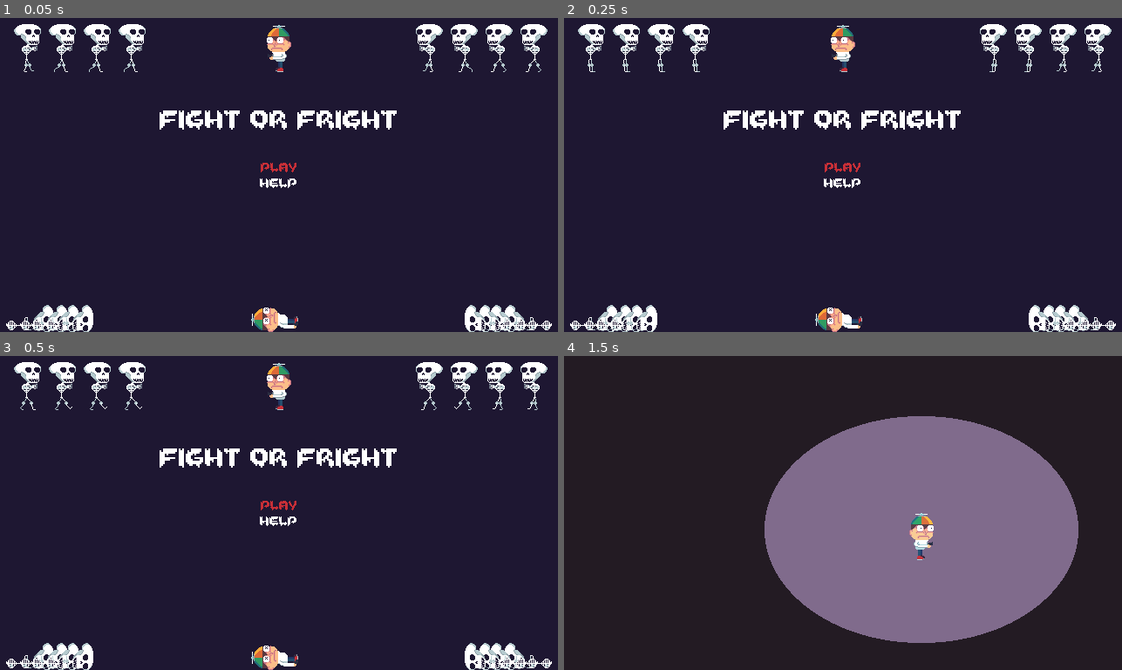
Above: before the commit, frames 1-4 (two rows, left to right).
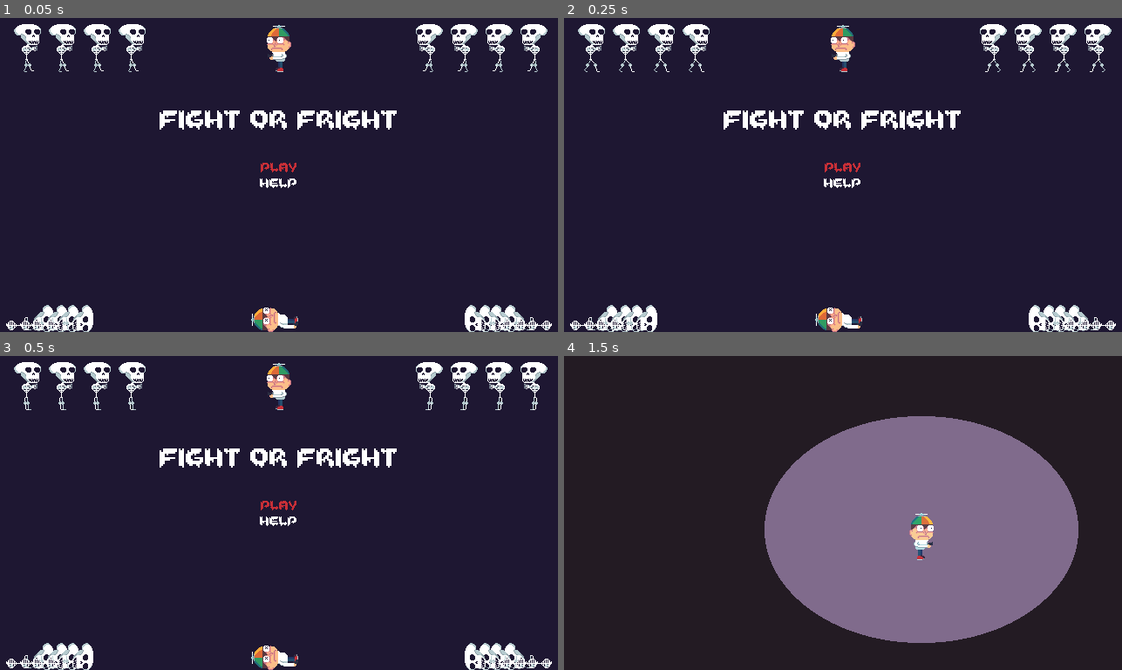
Above: after the commit, the same moments.

Repository: RustyMonky/fightOrFright
Game: Godot game, scene res://levels/title.tscn
Same seed, same stepped clock (60 frames per second), same inputs: the game is played once before the commit and once after it.
Inputs:
- Up to frame 1 (0.05 s): no input
- Up to frame 2 (0.25 s): no input
- Up to frame 3 (0.5 s): no input
- Up to frame 4 (1.5 s): tap Enter (ui_accept) at 0.5, 1.35 s; hold Right (ui_right) 0.53-1.28 s; hold Enter (ui_accept) 0.53-1.28 s; hold Down (ui_down) from 1.28 s (still down)

The runs differ from the first frame. In frame 1, 0.2% of the frame differs, in the area x 4-98%, y 13-18%; in frame 2, 0.3%, in the area x 3-98%, y 13-18%; in frame 3, 0.3%; in frame 4, nothing differs.

Commit message:
Adds title and main background music, programatically plas skeleton animations in title

Diff:
--- a/levels/main.tscn
+++ b/levels/main.tscn
@@ -1,9 +1,10 @@
-[gd_scene load_steps=6 format=2]
+[gd_scene load_steps=7 format=2]
 
 [ext_resource path="res://levels/main.gd" type="Script" id=1]
 [ext_resource path="res://actors/timmy/timmy.tscn" type="PackedScene" id=2]
 [ext_resource path="res://actors/enemies/spawner.tscn" type="PackedScene" id=3]
 [ext_resource path="res://assets/sprites/level/background.png" type="Texture" id=4]
+[ext_resource path="res://assets/sounds/music/Iwan Gabovitch - Dark Ambience Loop.wav" type="AudioStream" id=5]
 
 [sub_resource type="RectangleShape2D" id=1]
 
@@ -103,6 +104,15 @@
 one_shot = false
 autostart = true
 
+[node name="backgroundMusic" type="AudioStreamPlayer" parent="." index="8"]
+
+stream = ExtResource( 5 )
+volume_db = 0.0
+pitch_scale = 1.0
+autoplay = true
+mix_target = 0
+bus = "Master"
+
 [connection signal="body_entered" from="triggerZoneLeft" to="." method="_on_triggerZone_body_entered"]
 
 [connection signal="body_entered" from="triggerZoneRight" to="." method="_on_triggerZone_body_entered"]
--- a/levels/title.gd
+++ b/levels/title.gd
@@ -3,10 +3,13 @@
 enum OPTIONS {PLAY, HELP}
 
 onready var optionLabels = $optionsVBox.get_children()
+onready var skeletons = $background.get_children()
 
 var currentOption
 
 func _ready():
+	for mob in skeletons:
+		mob.play()
 	currentOption = OPTIONS.PLAY
 	updateHoveredOption()
 
--- a/levels/title.tscn
+++ b/levels/title.tscn
@@ -1,12 +1,13 @@
-[gd_scene load_steps=6 format=2]
+[gd_scene load_steps=7 format=2]
 
 [ext_resource path="res://levels/title.gd" type="Script" id=1]
 [ext_resource path="res://assets/fonts/dynamicFonts/bloodshedHeader.tres" type="DynamicFont" id=2]
 [ext_resource path="res://assets/fonts/dynamicFonts/bloodshedOptions.tres" type="DynamicFont" id=3]
 [ext_resource path="res://assets/sprites/level/titleSplash.png" type="Texture" id=4]
 [ext_resource path="res://assets/spriteFrames/enemies/skeleton/skeletonWalk.tres" type="SpriteFrames" id=5]
-
-[node name="title" type="Control"]
+[ext_resource path="res://assets/sounds/music/ZombiesAreComing.wav" type="AudioStream" id=6]
+
+[node name="title" type="Control" index="0"]
 
 anchor_left = 0.0
 anchor_top = 0.0
@@ -132,8 +133,7 @@
 
 frames = ExtResource( 5 )
 animation = "skeletonMove"
-frame = 5
-playing = true
+frame = 1
 centered = false
 
 [node name="skeleton2" type="AnimatedSprite" parent="background" index="1"]
@@ -141,8 +141,7 @@
 position = Vector2( 40, 0 )
 frames = ExtResource( 5 )
 animation = "skeletonMove"
-frame = 4
-playing = true
+frame = 1
 centered = false
 
 [node name="skeleton3" type="AnimatedSprite" parent="background" index="2"]
@@ -150,8 +149,7 @@
 position = Vector2( 80, 0 )
 frames = ExtResource( 5 )
 animation = "skeletonMove"
-frame = 4
-playing = true
+frame = 1
 centered = false
 
 [node name="skeleton4" type="AnimatedSprite" parent="background" index="3"]
@@ -159,8 +157,7 @@
 position = Vector2( 120, 0 )
 frames = ExtResource( 5 )
 animation = "skeletonMove"
-frame = 4
-playing = true
+frame = 1
 centered = false
 
 [node name="skeleton5" type="AnimatedSprite" parent="background" index="4"]
@@ -168,8 +165,7 @@
 position = Vector2( 460, 0 )
 frames = ExtResource( 5 )
 animation = "skeletonMove"
-frame = 5
-playing = true
+frame = 1
 centered = false
 flip_h = true
 
@@ -178,8 +174,7 @@
 position = Vector2( 540, 0 )
 frames = ExtResource( 5 )
 animation = "skeletonMove"
-frame = 3
-playing = true
+frame = 1
 centered = false
 flip_h = true
 
@@ -188,8 +183,7 @@
 position = Vector2( 500, 0 )
 frames = ExtResource( 5 )
 animation = "skeletonMove"
-frame = 4
-playing = true
+frame = 1
 centered = false
 flip_h = true
 
@@ -198,7 +192,15 @@
 position = Vector2( 580, 0 )
 frames = ExtResource( 5 )
 animation = "skeletonMove"
-frame = 3
-playing = true
-centered = false
-flip_h = true
+frame = 1
+centered = false
+flip_h = true
+
+[node name="backgroundMusic" type="AudioStreamPlayer" parent="." index="3"]
+
+stream = ExtResource( 6 )
+volume_db = 0.0
+pitch_scale = 1.0
+autoplay = true
+mix_target = 0
+bus = "Master"
Not shown, added: assets/sounds/music/Iwan Gabovitch - Dark Ambience Loop.wav
Not shown, added: assets/sounds/music/ZombiesAreComing.wav
